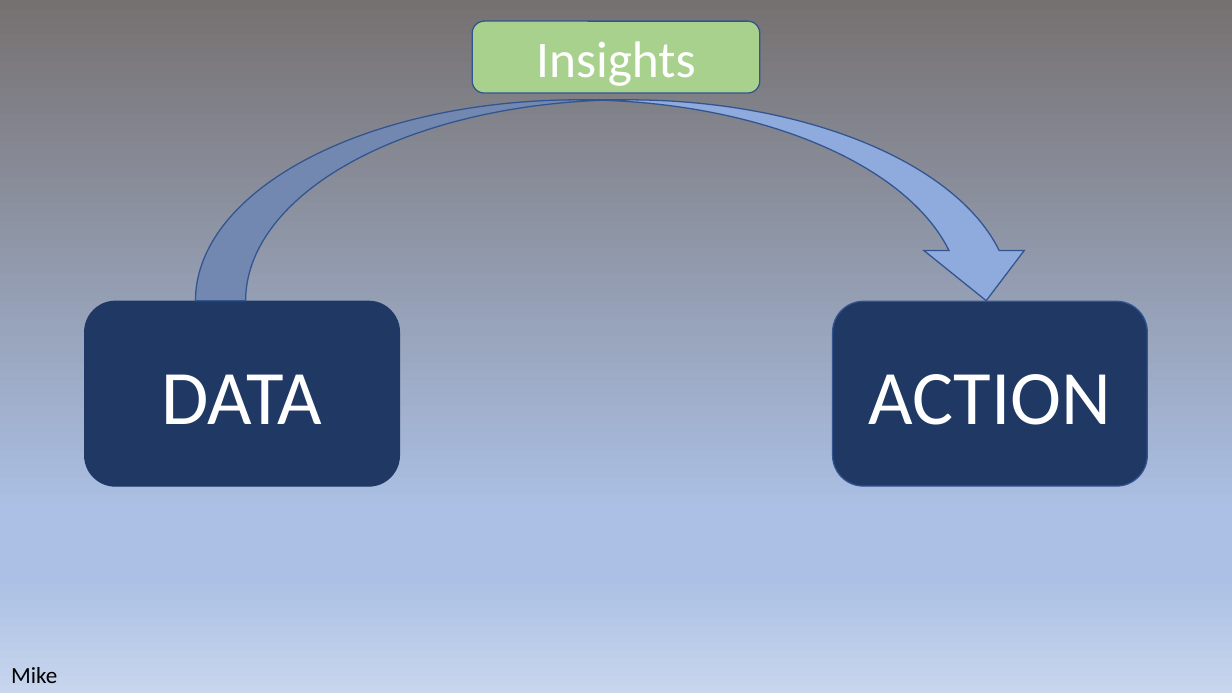
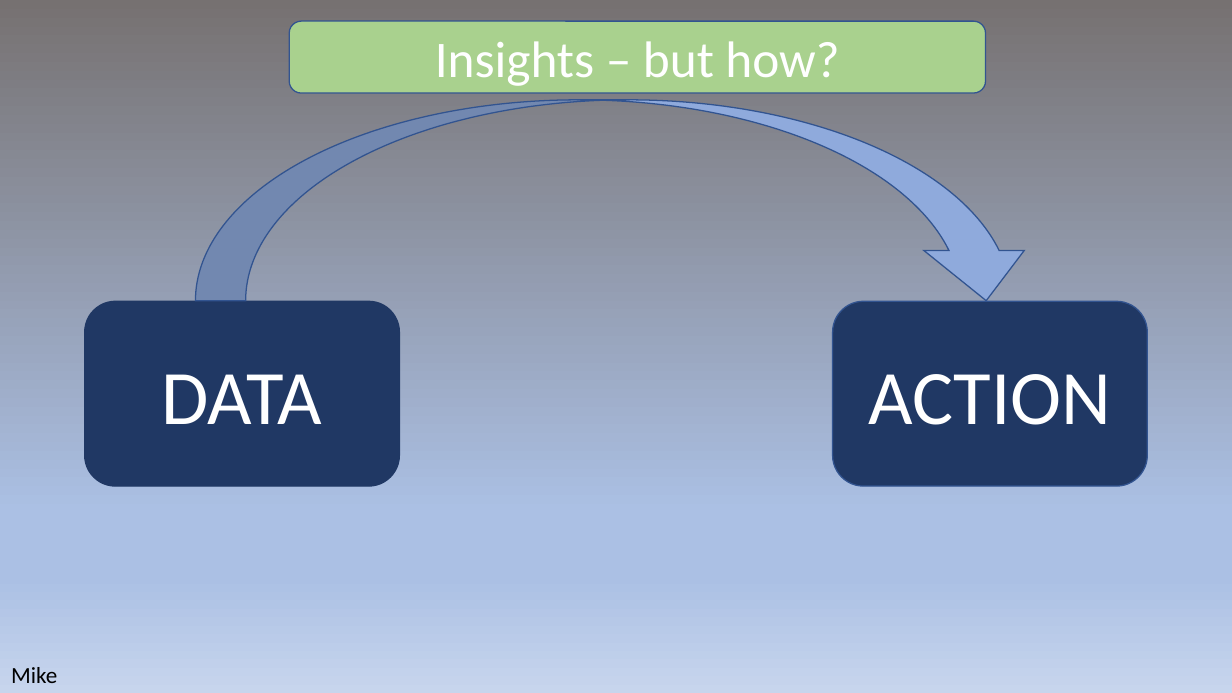
Before and after one commit to Sasmita28/city-service, a slide deck: slide 8 of BootcampProject2Presentation.pptx. Drawn at 1232x693 pixels with LibreOffice and Linux fonts; fonts in the diff are those of the drawing. Boxes give left, top, right and bottom in pixels: in the first picture for what was removed or moved away, otherwise in the second. Text is boxed around its words. In the diff, an @@ line names an element or a change of style, - is before the commit and + after.

```diff
--- a/BootcampProject2Presentation.pptx
+++ b/BootcampProject2Presentation.pptx
@@ rounded rectangle "Insights – but how?": place and size @@
-rounded rectangle "Insights – but how?" at box(472, 21, 760, 93)
+rounded rectangle "Insights – but how?" at box(289, 21, 986, 93)
@@ text in rounded rectangle at box(435, 41, 839, 86): text changed @@
-Insights
+Insights – but how?
```
Also in this commit, not shown: 10 other slides changed, 4 slides removed, 8 other files.
